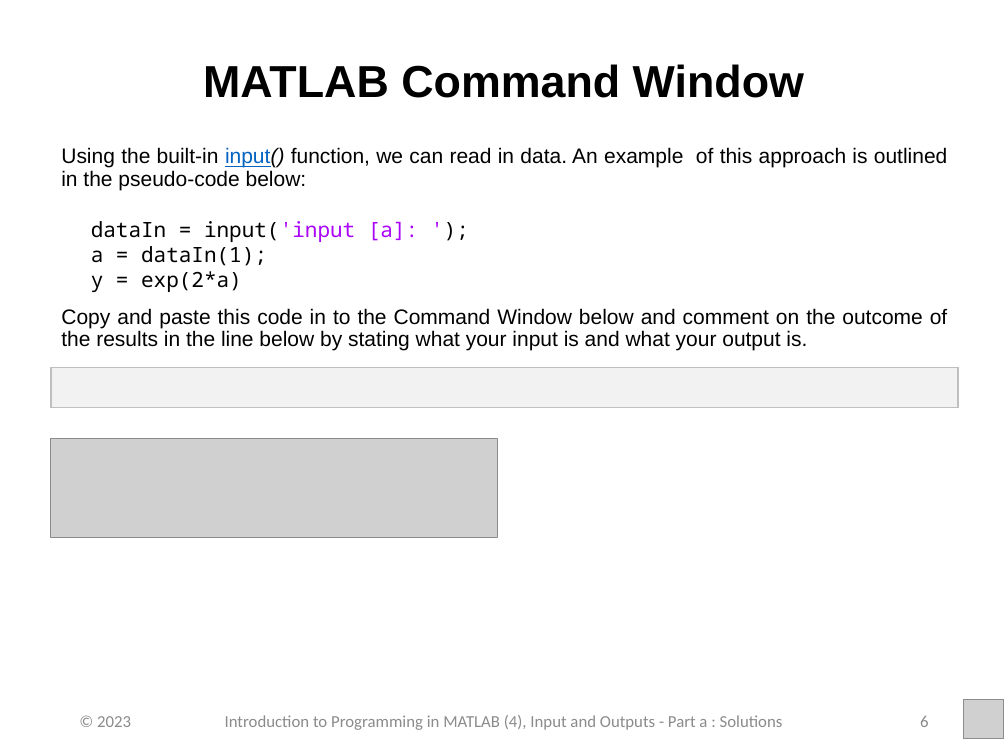
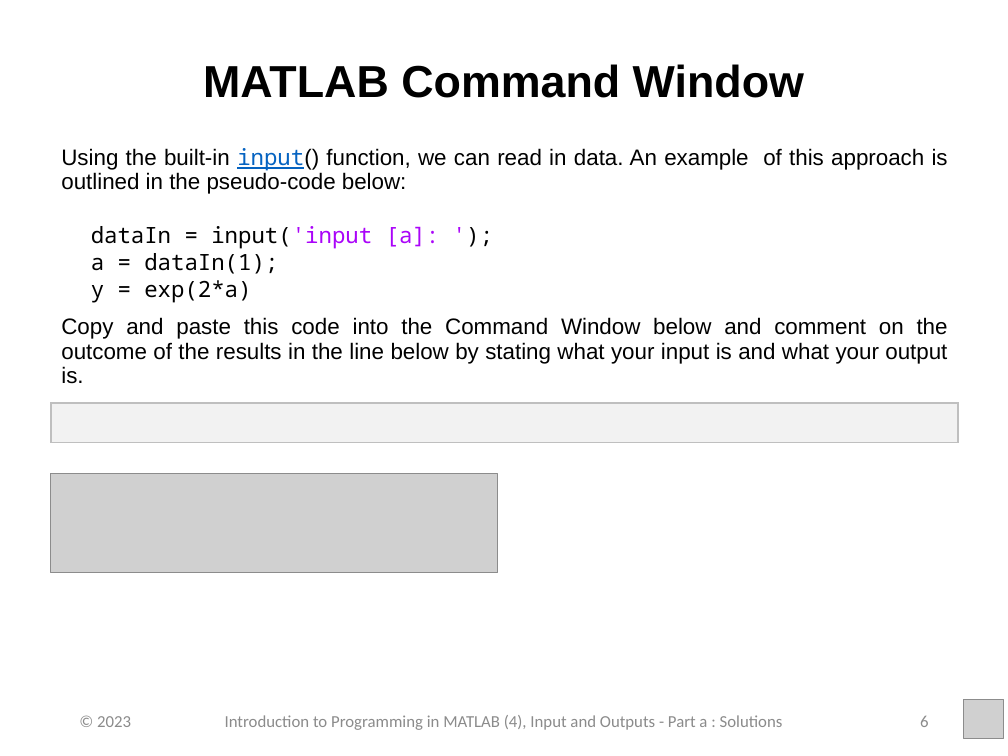
Before and after one commit to jedekoru/Introduction-to-Programming-in-MATLAB, a slide deck: slide 6 of Week 4 - Inputs and Outputs/PowerPoint Presentations/Week_4_Part_1_Inputs_and_Outputs.pptx. Drawn at 1008x756 pixels with LibreOffice and Linux fonts; fonts in the diff are those of the drawing; grey boxes stand for pictures. Boxes give left, top, right and bottom in pixels: in the first picture for what was removed or moved away, otherwise in the second. Text is boxed around its words. In the diff, an @@ line names an element or a change of style, - is before the commit and + after.

```diff
--- a/Week 4 - Inputs and Outputs/PowerPoint Presentations/Week_4_Part_1_Inputs_and_Outputs.pptx
+++ b/Week 4 - Inputs and Outputs/PowerPoint Presentations/Week_4_Part_1_Inputs_and_Outputs.pptx
@@ text at (x1=61, y1=148, x2=948, y2=302): size 15 to 16 pt in "Using the built-in input() function, we can ...", "dataIn = input('input [a]: ');", "a = dataIn(1);", "y = exp(2*a)"; font Arial to Noto Sans Mono, italic off in "input()" @@
@@ text at (x1=61, y1=317, x2=948, y2=384): text changed; size 15 to 16 pt @@
-Copy and paste this code in to the Command Window below and comment on the outcome of the results in the line below by stating what your input is and what your output is.
+Copy and paste this code into the Command Window below and comment on the outcome of the results in the line below by stating what your input is and what your output is.
@@ rectangle moved from (x1=51, y1=368, x2=959, y2=407) to (x1=51, y1=403, x2=959, y2=443) @@
@@ picture moved from (x1=51, y1=438, x2=498, y2=537) to (x1=51, y1=474, x2=498, y2=573) @@
```
Also in this commit, not shown: 14 other slides changed, 1 slide added, 42 other files.
